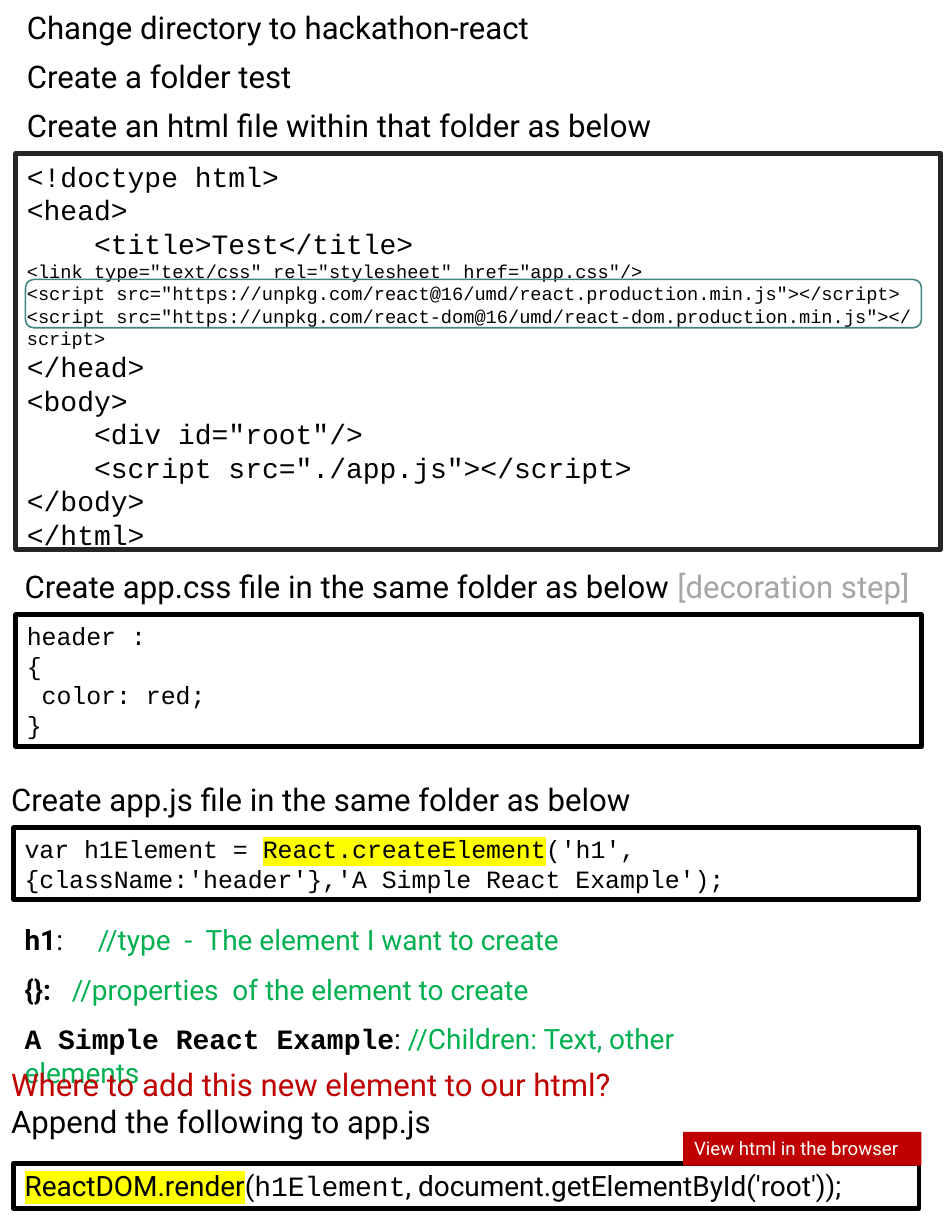
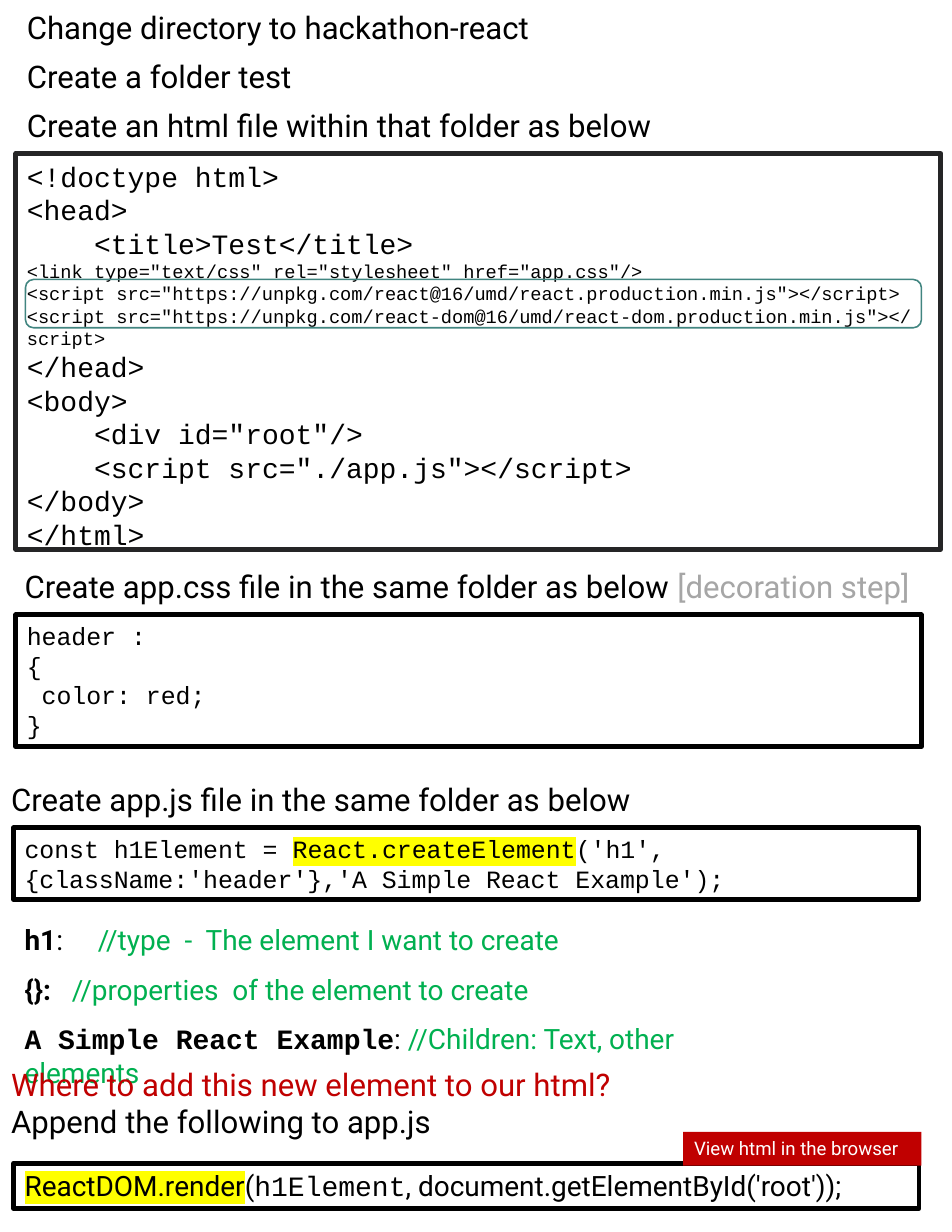
Before and after one commit to scorpion0511/mytracker, a slide deck: slide 17 of doc/React.pptx. Drawn at 952x1232 pixels with LibreOffice and Linux fonts; fonts in the diff are those of the drawing. Boxes give left, top, right and bottom in pixels: in the first picture for what was removed or moved away, otherwise in the second. Text is boxed around its words. In the diff, an @@ line names an element or a change of style, - is before the commit and + after.

Commit message:
presentation

```diff
--- a/doc/React.pptx
+++ b/doc/React.pptx
@@ text in rectangle at (25, 839, 724, 893): text changed @@
-var h1Element = React.createElement('h1', {className:'header'},'A Simple React Example');
+const h1Element = React.createElement('h1', {className:'header'},'A Simple React Example');
```
Also in this commit, not shown: 5 slides added, 3 slides removed.
